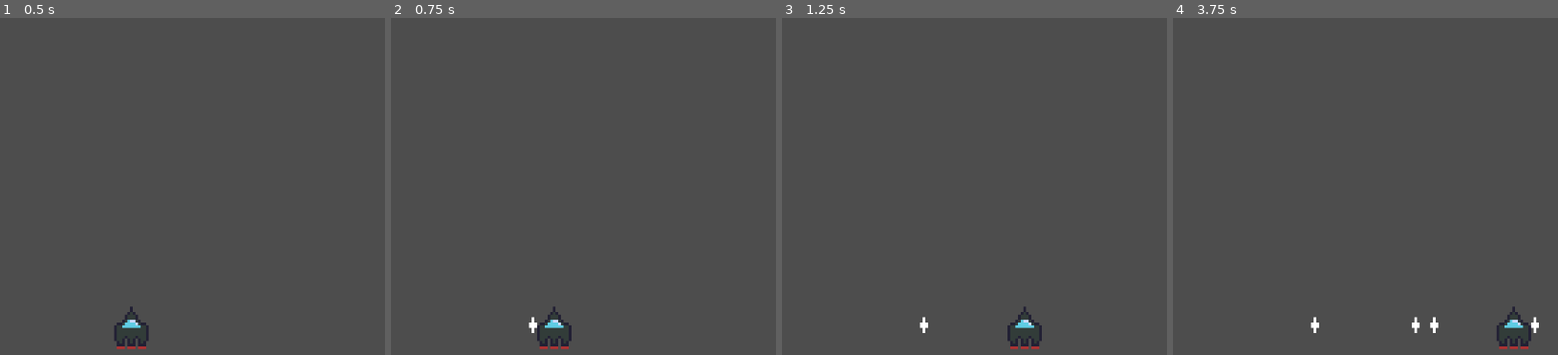
Above: before the commit, frames 1-4 (left to right).
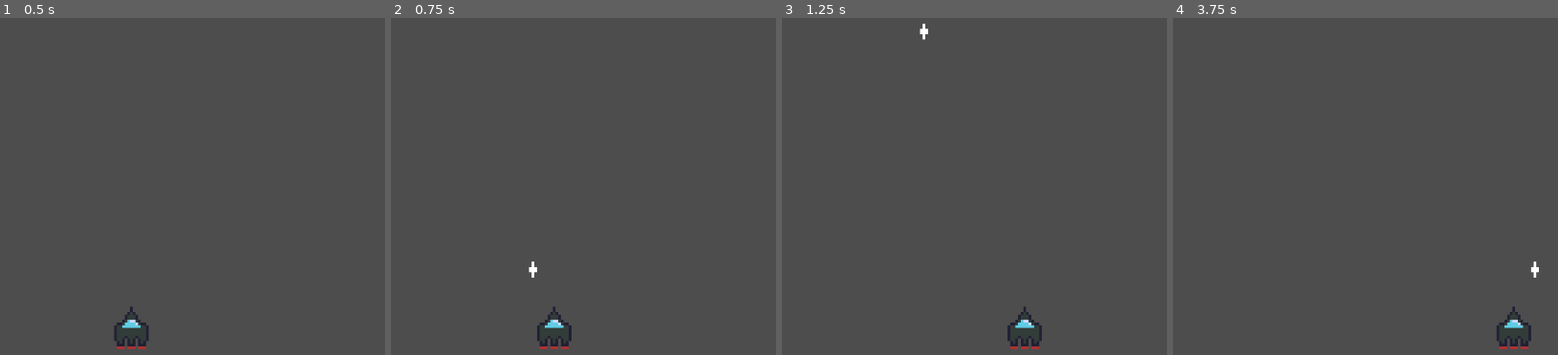
Above: after the commit, the same moments.

Repository: GartTheSkeleton/spaceinvasion
Game: Godot game, scene res://game_world.tscn
Two runs of this game, one before a commit and one after it. Both use one fixed random seed, a clock stepped at 60 frames per second and the inputs below.
Inputs:
- Up to frame 1 (0.5 s): no input
- Up to frame 2 (0.75 s): tap Enter at 0.5 s; hold Right (Right) from 0.53 s (still down); tap Space (Space) at 0.6 s
- Up to frame 3 (1.25 s): keep holding Right (Right)
- Up to frame 4 (3.75 s): release Right (Right) at 1.28 s; hold Left (Left) 1.28-2.03 s; tap Space (Space) every 0.75 s from 1.35 to 3.6 s; hold Right (Right) 2.03-3.53 s; hold Left (Left) from 3.53 s (still down)

Frame 1 is identical in both runs. In frame 2, 0.1% of the frame differs, in the area x 35-38%, y 72-94%; in frame 3, 0.1%; in frame 4, 0.3%, in the area x 35-96%, y 72-94%.
Error before the commit: Parse Error: Expected expression after "-" operator. (res://player_bullet.gd:13)

Commit message:
Update player_bullet.gd

Diff:
--- a/player_bullet.gd
+++ b/player_bullet.gd
@@ -10,4 +10,4 @@
 	if global_position.y < 0:
 		queue_free()
 
-	global_position.y -
+	global_position.y -= 12
